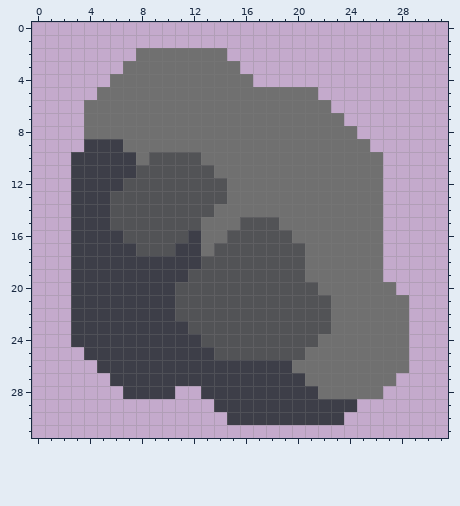
Two states of a pixel-art sprite, sprites/items/metalic-globule.png. Above is the file before it was changed.
The file is 32x32 pixels.
Once edited:
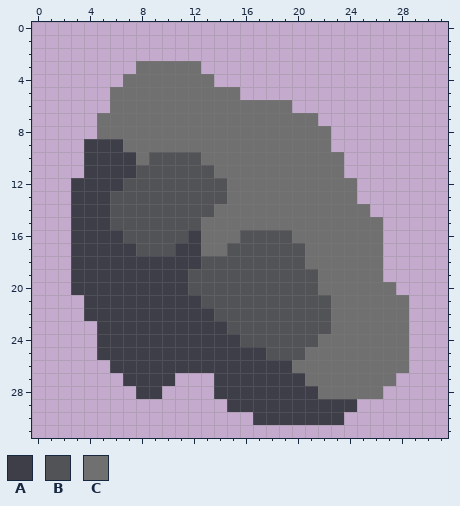
Palette (. is transparent): A #3d3e48  B #525356  C #707070
From old to new:
@@ x 0..31 @@
  1 ................................
- 2 ........CCCCCCC.................
- 3 .......CCCCCCCCC................
- 4 ......CCCCCCCCCCC...............
- 5 .....CCCCCCCCCCCCCCCCC..........
- 6 ....CCCCCCCCCCCCCCCCCCC.........
- 7 ....CCCCCCCCCCCCCCCCCCCC........
- 8 ....CCCCCCCCCCCCCCCCCCCCC.......
- 9 ....AAACCCCCCCCCCCCCCCCCCC......
-10 ...AAAAACBBBBCCCCCCCCCCCCCC.....
-11 ...AAAAABBBBBBCCCCCCCCCCCCC.....
-12 ...AAAABBBBBBBBCCCCCCCCCCCC.....
-13 ...AAABBBBBBBBBCCCCCCCCCCCC.....
-14 ...AAABBBBBBBBCCCCCCCCCCCCC.....
-15 ...AAABBBBBBBCCCBBBCCCCCCCC.....
-16 ...AAAABBBBBACCBBBBBCCCCCCC.....
-17 ...AAAAABBBAACBBBBBBBCCCCCC.....
+ 2 ................................
+ 3 ........CCCCC...................
+ 4 .......CCCCCCC..................
+ 5 ......CCCCCCCCCC................
+ 6 ......CCCCCCCCCCCCCC............
+ 7 .....CCCCCCCCCCCCCCCCC..........
+ 8 .....CCCCCCCCCCCCCCCCCC.........
+ 9 ....AAACCCCCCCCCCCCCCCC.........
+10 ....AAAACBBBBCCCCCCCCCCC........
+11 ....AAAABBBBBBCCCCCCCCCC........
+12 ...AAAABBBBBBBBCCCCCCCCCC.......
+13 ...AAABBBBBBBBBCCCCCCCCCC.......
+14 ...AAABBBBBBBBCCCCCCCCCCCC......
+15 ...AAABBBBBBBCCCCCCCCCCCCCC.....
+16 ...AAAABBBBBACCCBBBBCCCCCCC.....
+17 ...AAAAABBBAACCBBBBBBCCCCCC.....
 18 ...AAAAAAAAAABBBBBBBBCCCCCC.....
-19 ...AAAAAAAAABBBBBBBBBCCCCCC.....
-20 ...AAAAAAAABBBBBBBBBBBCCCCCC....
-21 ...AAAAAAAABBBBBBBBBBBBCCCCCC...
-22 ...AAAAAAAABBBBBBBBBBBBCCCCCC...
-23 ...AAAAAAAAABBBBBBBBBBBCCCCCC...
-24 ...AAAAAAAAAABBBBBBBBBCCCCCCC...
-25 ....AAAAAAAAAABBBBBBBCCCCCCCC...
-26 .....AAAAAAAAAAAAAAACCCCCCCCC...
-27 ......AAAAAAAAAAAAAAACCCCCCC....
-28 .......AAAA..AAAAAAAAACCCCC.....
-29 ..............AAAAAAAAAAA.......
-30 ...............AAAAAAAAA........
+19 ...AAAAAAAAABBBBBBBBBBCCCCC.....
+20 ...AAAAAAAAABBBBBBBBBBCCCCCC....
+21 ....AAAAAAAAABBBBBBBBBBCCCCCC...
+22 ....AAAAAAAAAABBBBBBBBBCCCCCC...
+23 .....AAAAAAAAAABBBBBBBBCCCCCC...
+24 .....AAAAAAAAAAABBBBBBCCCCCCC...
+25 .....AAAAAAAAAAAAABBBCCCCCCCC...
+26 ......AAAAAAAAAAAAAACCCCCCCCC...
+27 .......AAAA...AAAAAAACCCCCCC....
+28 ........AA....AAAAAAAACCCCC.....
+29 ...............AAAAAAAAAA.......
+30 .................AAAAAAA........
 31 ................................
